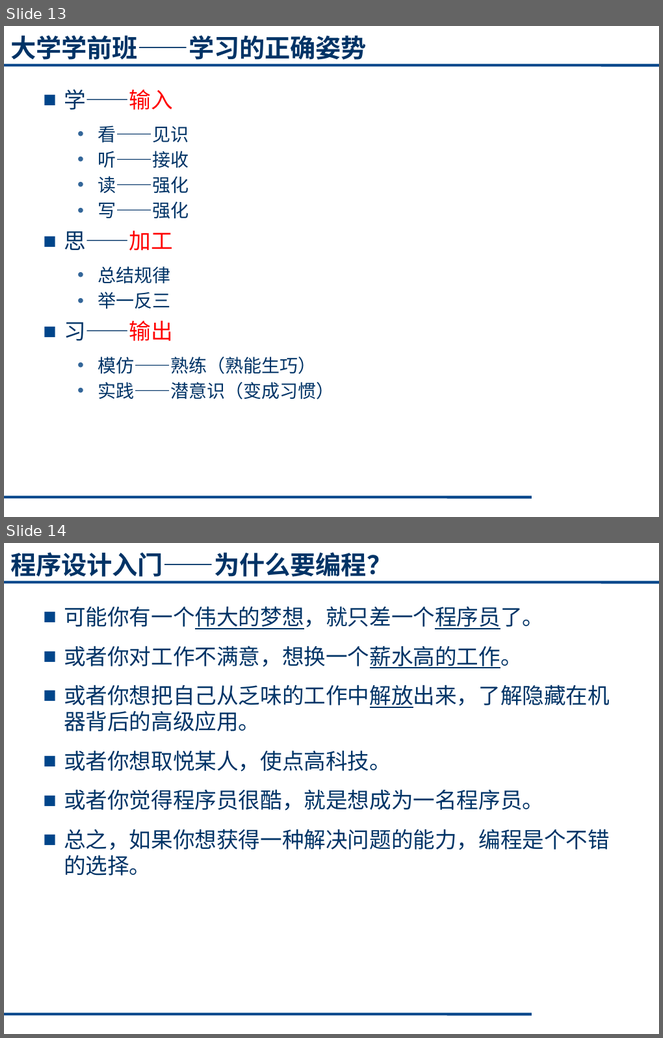
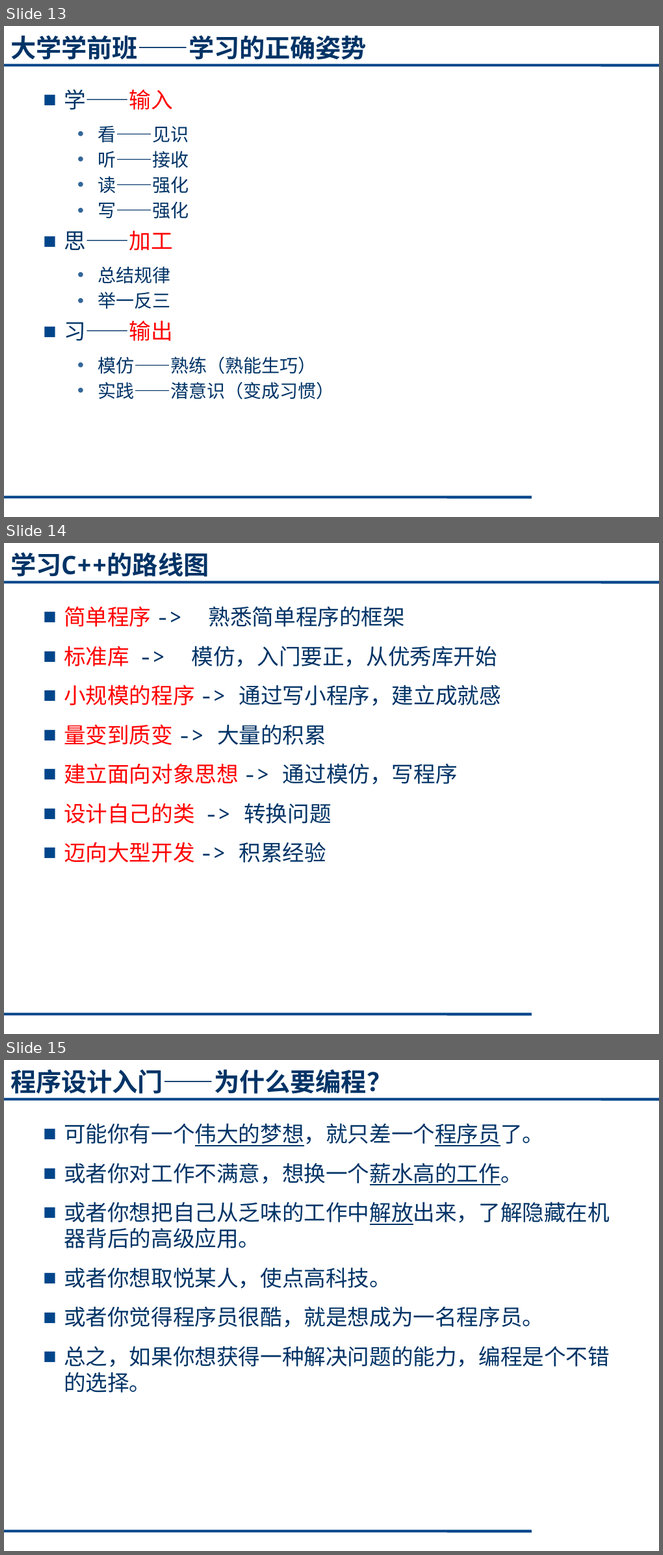
Before and after one commit to cugwhp/OOPCPP, a slide deck: 02.PPT/Ch1-绪论/C++_绪论1.pptx. Shown one above the other, each under a label of ours: slides 13 and 14 before the commit, slides 13, 14 and 15 after it. The pictures are 663x1038 and 663x1555 pixels, drawn with LibreOffice and Linux fonts; fonts in the diff are those of the drawing. Boxes give left, top, right and bottom in pixels: in the first picture for what was removed or moved away, otherwise in the second. Text is boxed around its words. In the diff, an @@ line names an element or a change of style, - is before the commit and + after.

```diff
--- a/02.PPT/Ch1-绪论/C++_绪论1.pptx
+++ b/02.PPT/Ch1-绪论/C++_绪论1.pptx
@@ slide 14 added at <box>4,543,659,1034</box>, background #FFFFFF; not listed: 2 template elements that a slide beside it also shows @@
@@ title added at <box>10,552,209,581</box>, 28 pt, text #003366, bold @@
+学习C++的路线图
@@ text added at <box>64,606,501,863</box>, 24 pt, text #003366 @@
+■ 简单程序 -> 熟悉简单程序的框架
+■ 标准库 -> 模仿，入门要正，从优秀库开始
+■ 小规模的程序 -> 通过写小程序，建立成就感
+■ 量变到质变 -> 大量的积累
+■ 建立面向对象思想 -> 通过模仿，写程序
+■ 设计自己的类 -> 转换问题
+■ 迈向大型开发 -> 积累经验
@@ what was slide 14 is now slide 15 @@
```
Also in this commit, not shown: 32 other files.
